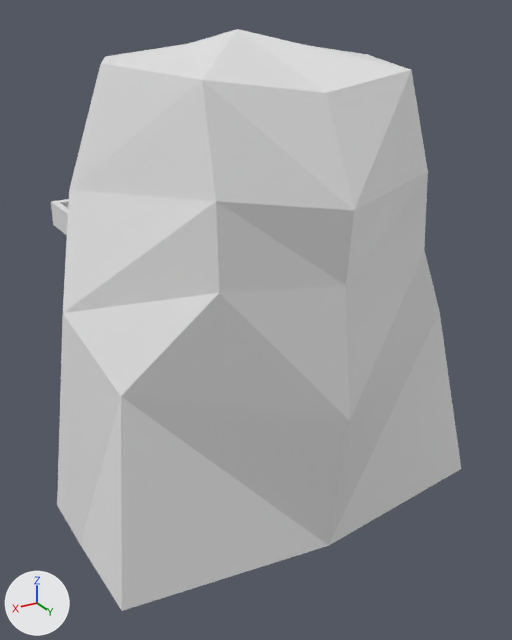
The Blender file assets/bot/Head.blend as it was, and as the next commit left it.
One viewpoint serves both versions: a 50 mm camera at (0.766, 1.356, 0.989) aimed at (-0.015, 0.055, 0.338). The axes (+X, +Y, +Z) are drawn at lower left. The lights are the same throughout. The older version comes first.

The first picture shows 'Head'.
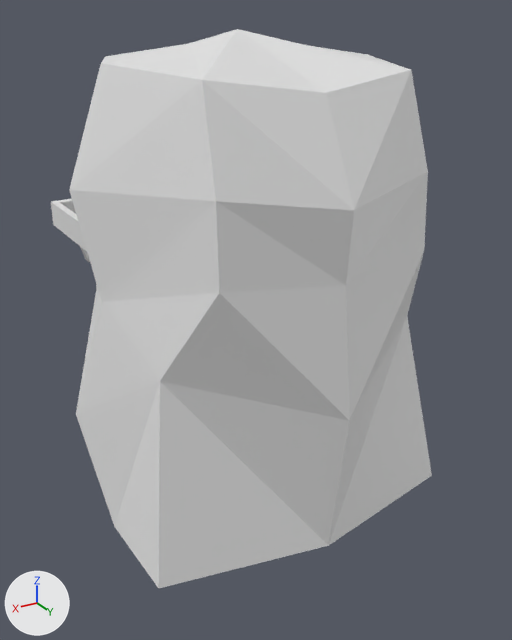
Changed parts and their boxes [x1, y1, x2, y2] in the pictures (512 x 640 px; the box of a moved part takes in the faces that stretch with it):
'Head', reshaped (7% narrower)
    before: [51, 29, 461, 611]
    after: [51, 29, 432, 588]
part 1 of me_cube_001, moved or reshaped
    before: [57, 190, 461, 611]
    after: [69, 190, 432, 588]

Patch to the scene script:
```diff
--- a/assets/bot/Head.blend.py
+++ b/assets/bot/Head.blend.py
@@ me_cube_001 @@
 # used by ob_head; location = (0.0, 0.0, 0.0); scale = (1.5, 1.5, 1.5)
 # before: 16 (0.309, 0.078, -0.04) at pixel (80, 544), 19 (0.302, 0.223, -0.044) at pixel (121, 610), 25 (0.291, 0.059, 0.31) at pixel (62, 313), 28 (0.262, 0.173, 0.235) at pixel (120, 396)
-me_cube_001.from_pydata(...)  # 73 vertices, 61 faces; spans x 0.0..0.323, y -0.299..0.288, z -0.046..0.642
-me_cube_001.vertices[15].co = (0.323, 0.028, 0.002)  # pixel (57, 505)
+me_cube_001.from_pydata(...)  # 73 vertices, 61 faces; spans x 0.0..0.272, y -0.299..0.288, z -0.046..0.642
+# me_cube_001 part 1
+for i in [16, 19, 25, 28]: me_cube_001.vertices[i].co += Vector((-0.056, -0.012, 0.0))
+me_cube_001.vertices[15].co = (0.272, -0.006, 0.122)  # pixel (75, 414)
 me_cube_001.materials.append(mat_basemat)
```
